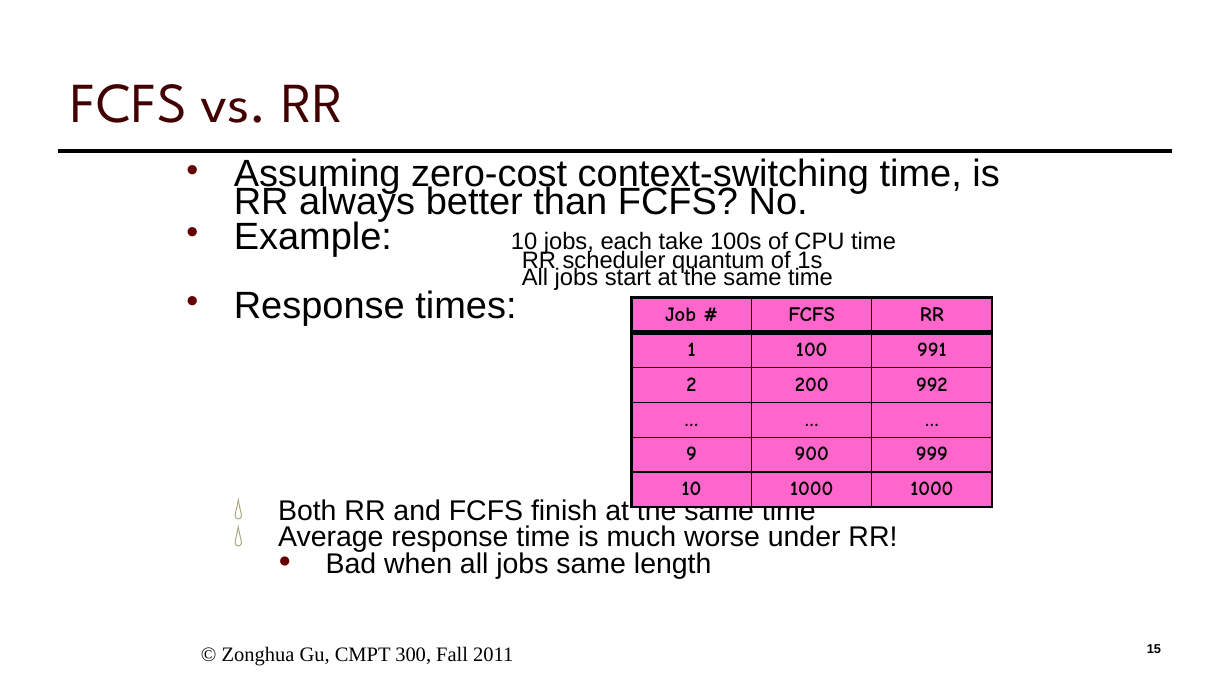
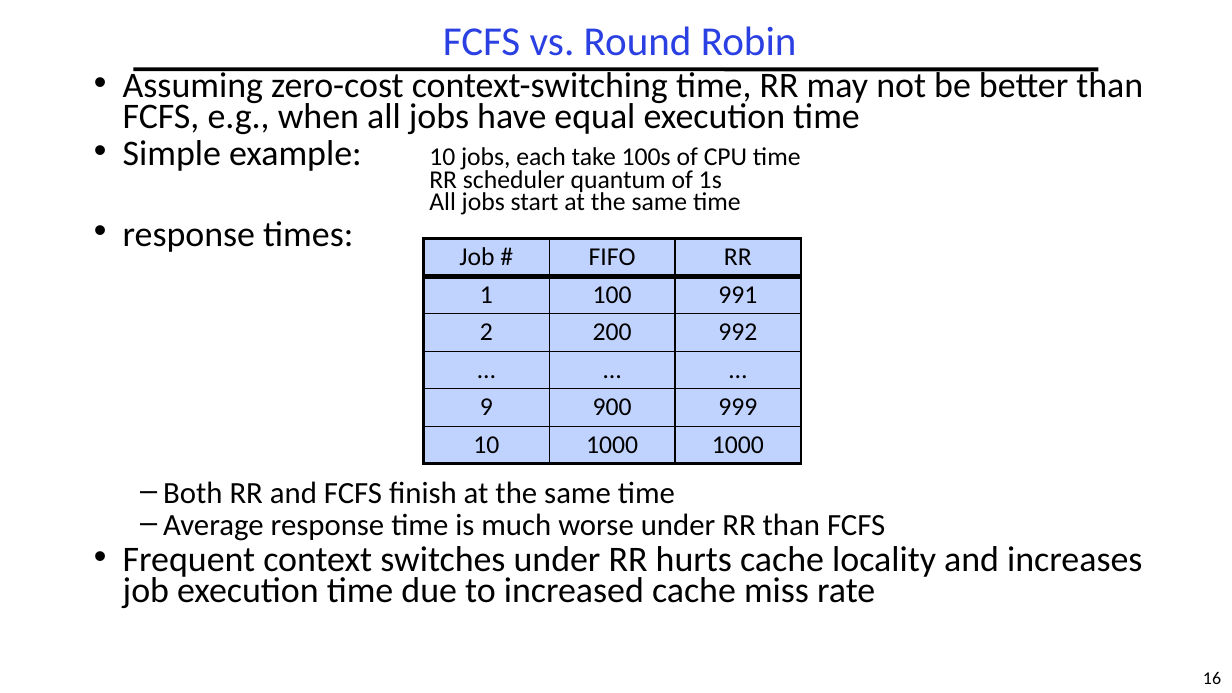
Before and after one commit to guhofstra/CSC256Fa25, a slide deck: slide 16 of PPTs/LXX Scheduling.pptx (slide 15 before the commit). Drawn at 1232x693 pixels with LibreOffice and Linux fonts; fonts in the diff are those of the drawing. Boxes give left, top, right and bottom in pixels: in the first picture for what was removed or moved away, otherwise in the second. Text is boxed around its words. In the diff, an @@ line names an element or a change of style, - is before the commit and + after.

```diff
--- a/PPTs/LXX Scheduling.pptx
+++ b/PPTs/LXX Scheduling.pptx
@@ title "FCFS vs. Round Robin" at bbox=[443, 26, 797, 56]: vertical alignment bottom to middle @@
@@ title at bbox=[443, 26, 797, 56]: text changed; size 44 to 32 pt; font League Spartan to Calibri; text colour #420000 to #2A40E2 @@
-FCFS vs. RR
+FCFS vs. Round Robin
@@ text "Assuming zero-cost context-switching time, RR ...": place and size @@
-text "Assuming zero-cost context-switching time, RR ..." at bbox=[234, 158, 999, 578]
+text "Assuming zero-cost context-switching time, RR ..." at bbox=[123, 68, 1143, 608]
@@ text at bbox=[123, 68, 1143, 215]: text changed; size 29.6 to 28 pt; font Arial to Calibri @@
-• Assuming zero-cost context-switching time, is RR always better than FCFS? No.
-• Example: 10 jobs, each take 100s of CPU time
-  RR scheduler quantum of 1s
-  All jobs start at the same time
-• Response times:
+• Assuming zero-cost context-switching time, RR may not be better than FCFS, e.g., when all jobs have equal execution time
+• Simple example: 10 jobs, each take 100s of CPU time
+  RR scheduler quantum of 1s
+  All jobs start at the same time
+• response times:
@@ line moved from (58, 152) - (1173, 152) to (133, 69) - (1099, 69) @@
@@ table at bbox=[423, 238, 800, 460] @@
-row 1, column 2: FCFS
+row 1, column 2: FIFO
@@ fill #FF66CC to #C0D2FE in 18 cells @@
@@ size 16 to 20 pt, font Comic Neue to Calibri, bold off @@
@@ more space between paragraphs @@
@@ table: place and size @@
-table at bbox=[631, 298, 992, 506]
+table at bbox=[423, 238, 800, 460]
@@ text at bbox=[163, 481, 675, 504]: size 22.2 to 24 pt, font Arial to Calibri in "Both RR and FCFS finish at the ..."; bullet 💧 to –; line spacing 0.6 to 0.7 @@
@@ text at bbox=[123, 513, 1142, 608]: text changed; size 22.2 to 28 pt; font Arial to Calibri @@
-  💧 Average response time is much worse under RR!
-    ● Bad when all jobs same length
+  – Average response time is much worse under RR than FCFS
+• Frequent context switches under RR hurts cache locality and increases job execution time due to increased cache miss rate
@@ text removed at bbox=[222, 646, 513, 666] @@
-© Zonghua Gu, CMPT 300, Fall 2011
@@ page number removed at bbox=[1147, 644, 1161, 653] @@
-15
@@ page number added at bbox=[1203, 672, 1221, 684], 14 pt, text #000000 @@
+16
```
Also in this commit, not shown: 13 other slides changed, 16 slides added, 20 slides removed, 13 other files.
